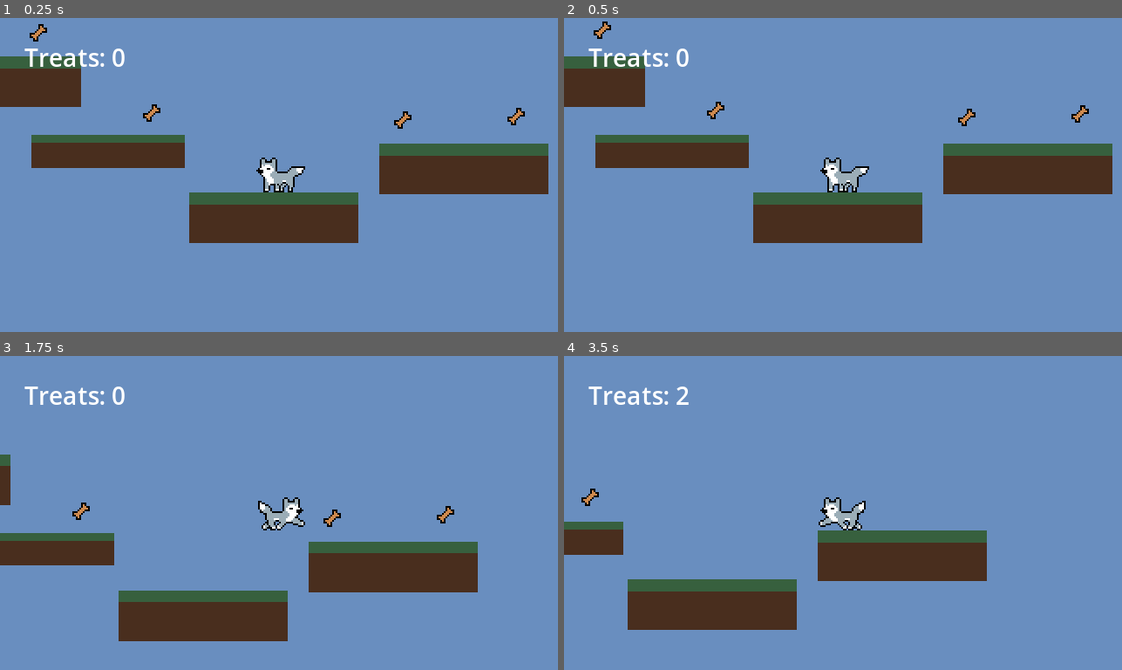
Above: before the commit, frames 1-4 (two rows, left to right).
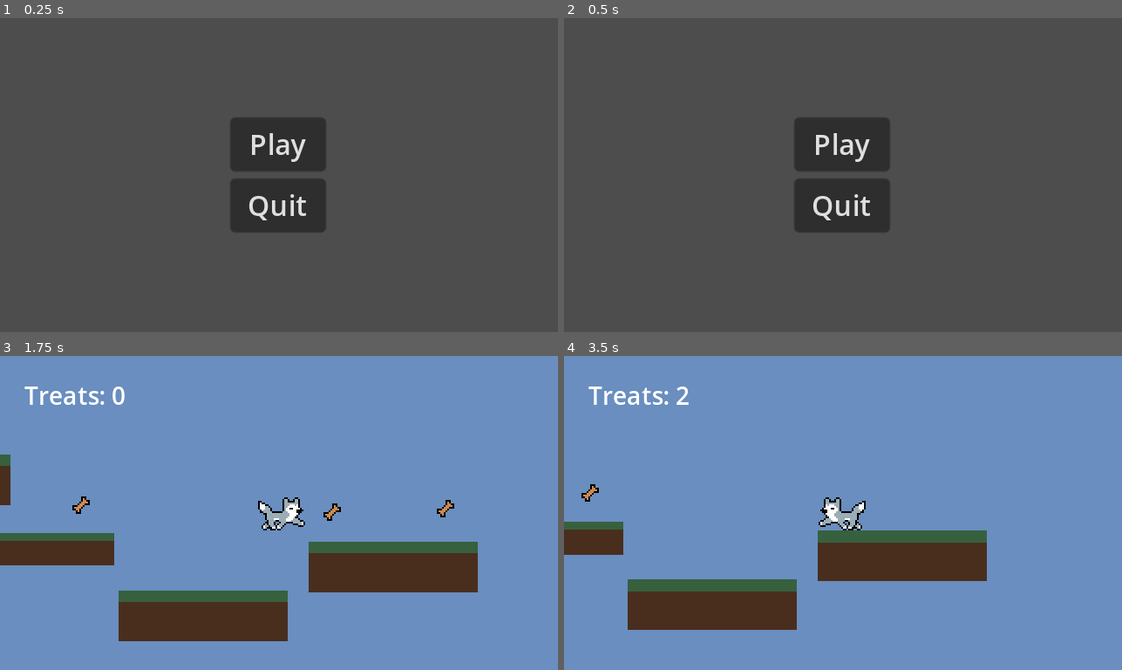
Above: after the commit, the same moments.

Repository: K1aymore/HGD-2023-Godot-Example
Game: Godot game, scene res://main_menu.tscn
The game is run twice, just before and just after one commit, with the same random seed, the same clock (stepped at 60 frames per second) and the same inputs. Before the commit the project starts from res://world.tscn.
Inputs (mouse positions are in pixels of both pictures, inside the frame that each line leads up to):
- Up to frame 1 (0.25 s): no input
- Up to frame 2 (0.5 s): no input
- Up to frame 3 (1.75 s): click (279, 481) at 0.5 s, where only the run after the commit has a clickable "Play"; hold Right (ui_right) from 1.28 s (still down); tap Up (ui_up) at 1.52 s
- Up to frame 4 (3.5 s): tap Up (ui_up) at 2.27 s; release Right (ui_right) at 2.78 s; hold Left (ui_left) from 2.78 s (still down)

The runs differ from the first frame. In frame 1, 97% of the frame differs, in the area x 0-100%, y 0-100%; in frame 2, 97%; in frame 3, 0.4%; in frame 4, 0.1%.

Commit message:
Main Menu

Diff:
--- /dev/null
+++ b/main_menu.gd
@@ -0,0 +1,12 @@
+extends Control
+
+
+
+
+
+func _on_Play_pressed() -> void:
+	get_tree().change_scene_to_file("res://world.tscn")
+
+
+func _on_quit_pressed() -> void:
+	get_tree().quit()
--- /dev/null
+++ b/main_menu.tscn
@@ -0,0 +1,37 @@
+[gd_scene load_steps=2 format=3 uid="uid://bltt15eryxy0c"]
+
+[ext_resource type="Script" path="res://main_menu.gd" id="1_eb577"]
+
+[node name="Main Menu" type="Control"]
+layout_mode = 3
+anchors_preset = 15
+anchor_right = 1.0
+anchor_bottom = 1.0
+grow_horizontal = 2
+grow_vertical = 2
+script = ExtResource("1_eb577")
+
+[node name="VBoxContainer" type="VBoxContainer" parent="."]
+layout_mode = 1
+anchors_preset = 8
+anchor_left = 0.5
+anchor_top = 0.5
+anchor_right = 0.5
+anchor_bottom = 0.5
+offset_left = -28.0
+offset_top = -33.0
+offset_right = 27.0
+offset_bottom = 33.0
+grow_horizontal = 2
+grow_vertical = 2
+
+[node name="Play" type="Button" parent="VBoxContainer"]
+layout_mode = 2
+text = "Play"
+
+[node name="Quit" type="Button" parent="VBoxContainer"]
+layout_mode = 2
+text = "Quit"
+
+[connection signal="pressed" from="VBoxContainer/Play" to="." method="_on_Play_pressed"]
+[connection signal="pressed" from="VBoxContainer/Quit" to="." method="_on_quit_pressed"]
--- a/project.godot
+++ b/project.godot
@@ -11,7 +11,7 @@
 [application]
 
 config/name="Husky Game Dev Workshop 2023 test"
-run/main_scene="res://world.tscn"
+run/main_scene="res://main_menu.tscn"
 config/features=PackedStringArray("4.1", "Forward Plus")
 config/icon="res://icon.svg"
 
